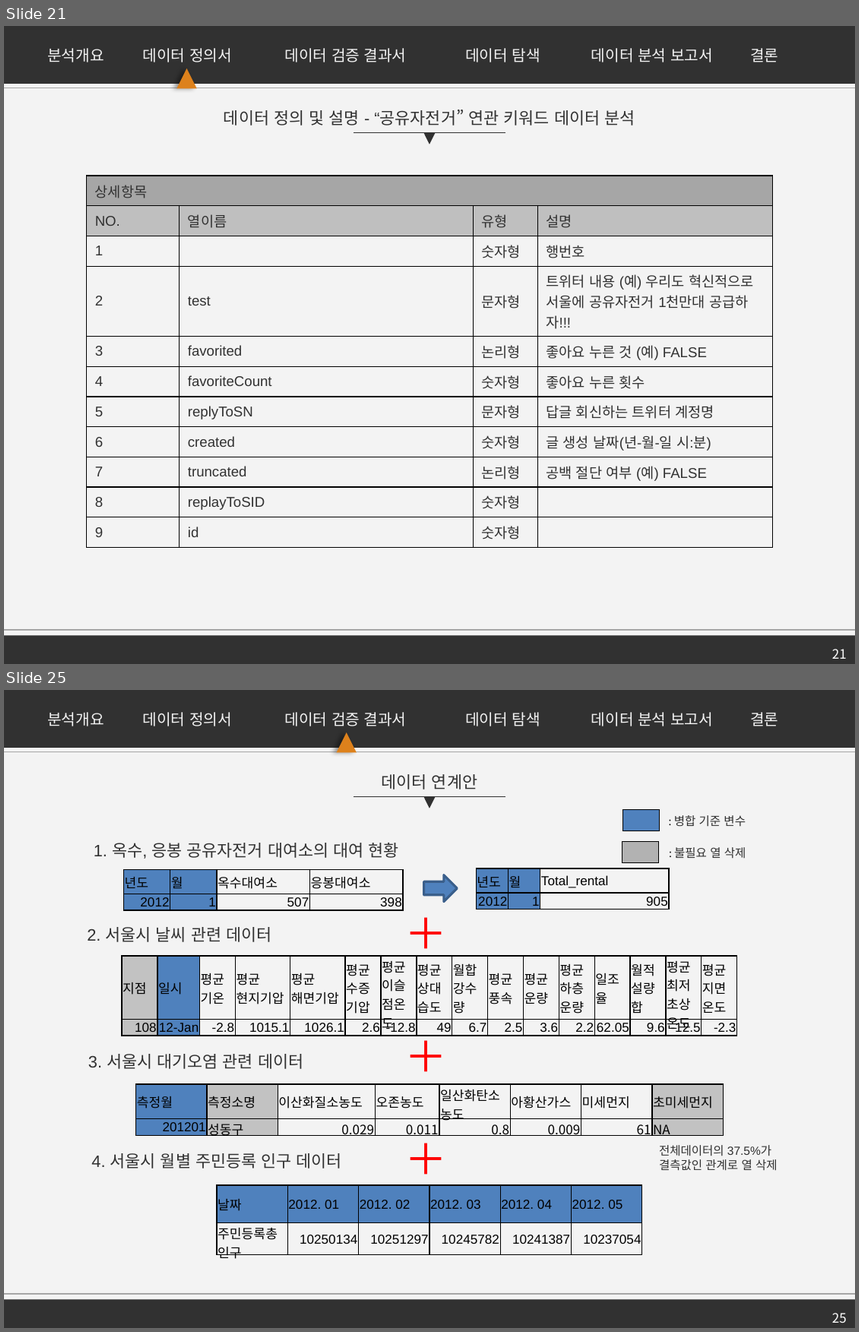
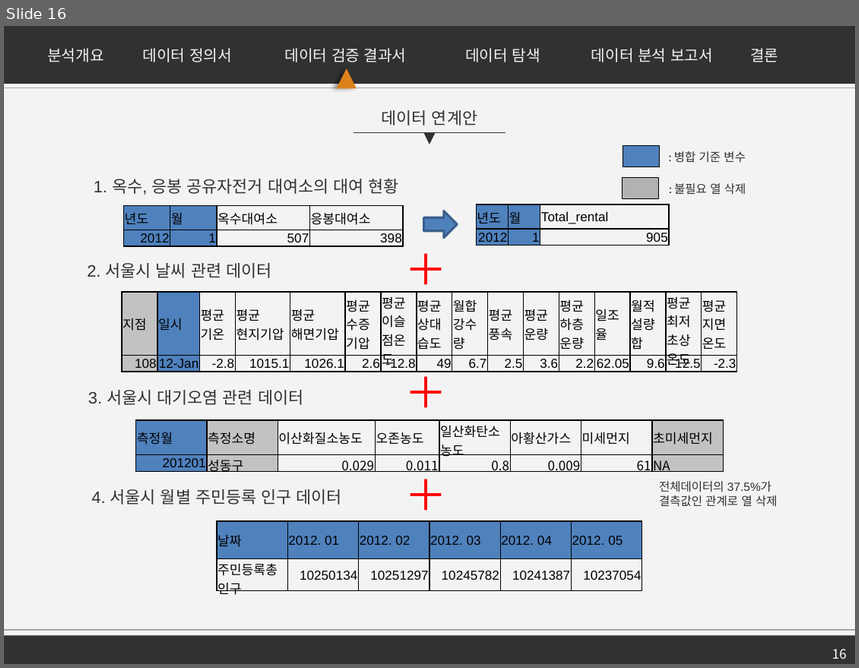
Before and after one commit to firstock/proj_sponge_bicycle, a slide deck: 서울시 공유자전거 수요 예측.pptx. Shown one above the other, each under a label of ours: slides 21 and 25 before the commit, slide 16 after it; the slides between them are not shown. The pictures are 859x1332 and 859x668 pixels, drawn with LibreOffice and Linux fonts; fonts in the diff are those of the drawing. Boxes give left, top, right and bottom in pixels: in the first picture for what was removed or moved away, otherwise in the second. Text is boxed around its words. In the diff, an @@ line names an element or a change of style, - is before the commit and + after.

```diff
--- a/서울시 공유자전거 수요 예측.pptx
+++ b/서울시 공유자전거 수요 예측.pptx
@@ slide 21 removed at [4,26,855,664], background #F3F3F3 @@
@@ group removed at [4,26,855,89]: 6 texts, 1 rectangle, 1 triangle @@
-데이터 정의서
-데이터 검증 결과서
-분석개요
-데이터 분석 보고서
-결론
-데이터 탐색
@@ line removed from (855, 88) to (4, 88) @@
@@ text removed at [224,110,635,126] @@
-데이터 정의 및 설명 - “공유자전거” 연관 키워드 데이터 분석
@@ line removed from (354, 132) to (506, 132) @@
@@ triangle removed at [424,132,436,145] @@
@@ table removed at [87,176,772,543], 11 rows, 4 columns @@
-상세항목 |  |  | 
-NO. | 열이름 | 유형 | 설명
-1 |  | 숫자형 | 행번호
-2 | test | 문자형 | 트위터 내용 (예) 우리도 혁신적으로 서울에 공유자전거 1천만대 공급하자!!!
-3 | favorited | 논리형 | 좋아요 누른 것 (예) FALSE
-4 | favoriteCount | 숫자형 | 좋아요 누른 횟수
-5 | replyToSN | 문자형 | 답글 회신하는 트위터 계정명
-6 | created | 숫자형 | 글 생성 날짜(년-월-일 시:분)
-7 | truncated | 논리형 | 공백 절단 여부 (예) FALSE
-8 | replayToSID | 숫자형 | 
-9 | id | 숫자형 | 
@@ rectangle removed at [4,636,855,664] @@
@@ line removed from (855, 630) to (4, 630) @@
@@ page number removed at [832,649,847,659] @@
-21
@@ what was slide 25 is now slide 16 @@
@@ page number at [832,649,847,659]: text changed @@
-25
+16
```
Also in this commit, not shown: 12 slides changed, 8 other slides removed.
